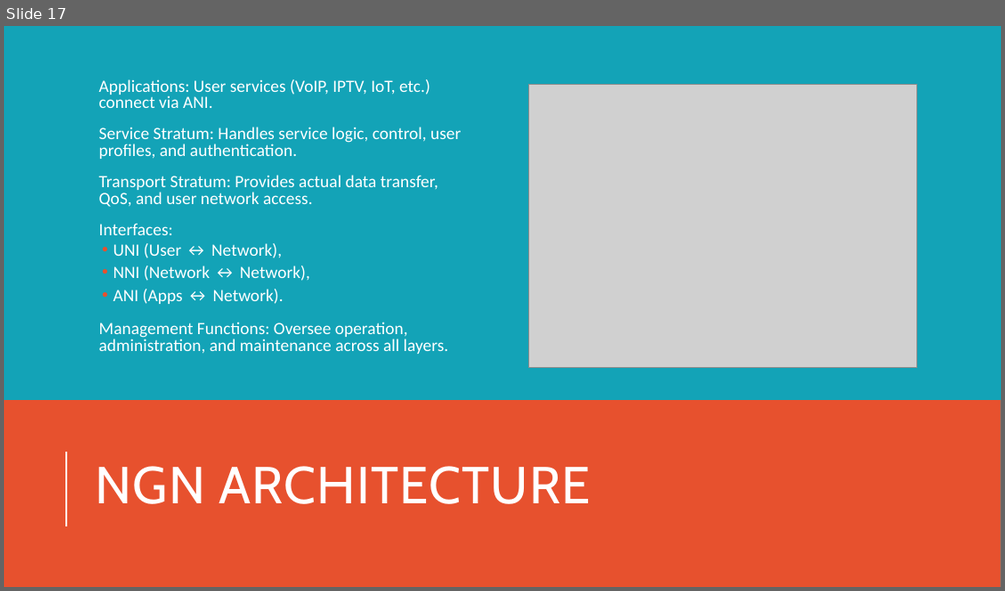
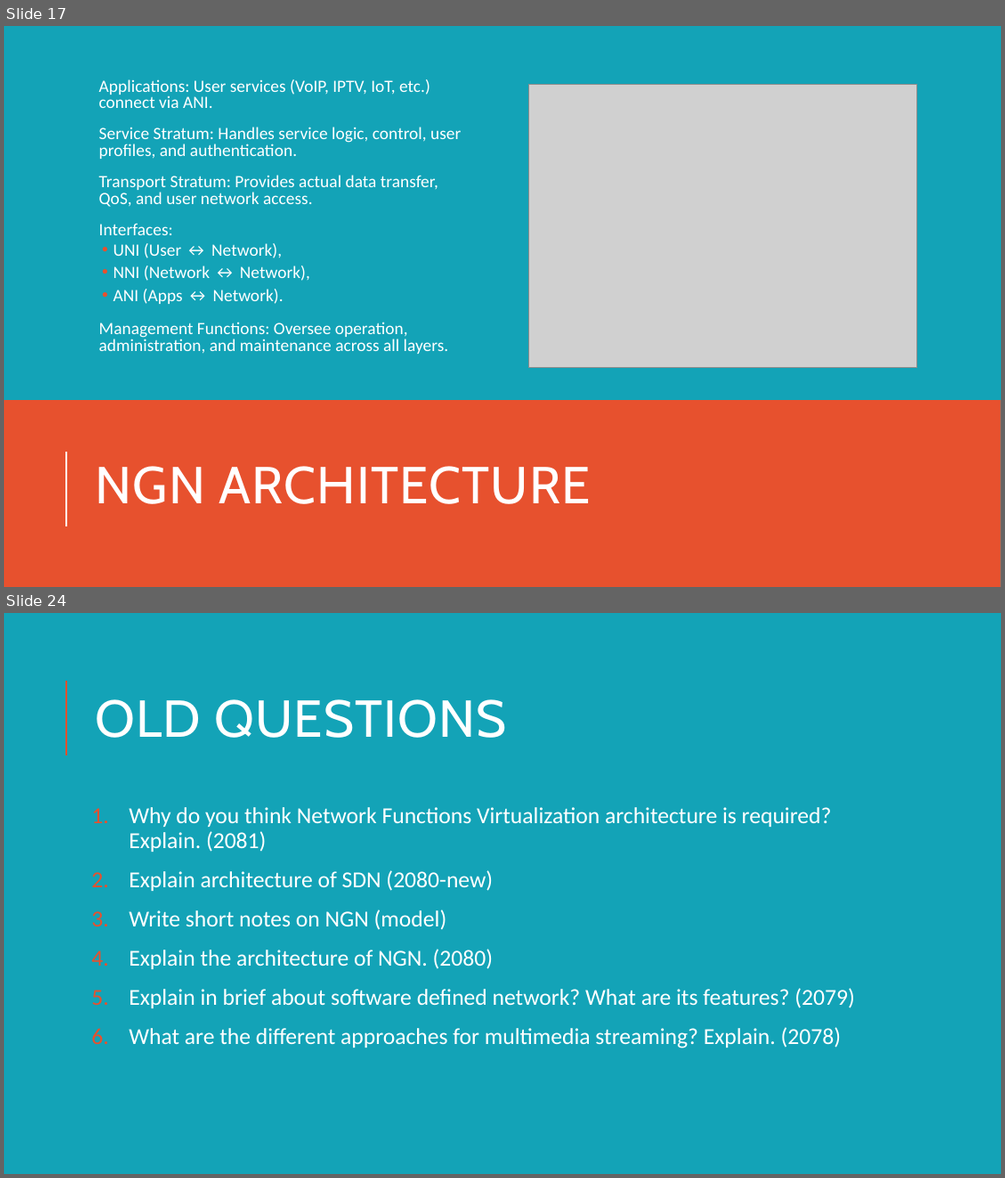
Before and after one commit to AyuTUL/IV, a slide deck: CN/Multimedia&FutureNetworking.pptx. Shown one above the other, each under a label of ours: slide 17 before the commit, slides 17 and 24 after it; the slides between them are not shown. The pictures are 1005x591 and 1005x1178 pixels, drawn with LibreOffice and Linux fonts; fonts in the diff are those of the drawing; grey boxes stand for pictures. Boxes give left, top, right and bottom in pixels: in the first picture for what was removed or moved away, otherwise in the second. Text is boxed around its words. In the diff, an @@ line names an element or a change of style, - is before the commit and + after.

```diff
--- a/CN/Multimedia&FutureNetworking.pptx
+++ b/CN/Multimedia&FutureNetworking.pptx
@@ slide 24 added at [4,613,1001,1174], background #13A3B7 @@
@@ line added from (66, 755) to (66, 681), #E7512E 1.5 pt @@
@@ title added at [95,699,507,738], 50 pt, text #FFFFFF @@
+OLD QUESTIONS
@@ text added at [129,807,854,1048], 22 pt, text #FFFFFF @@
+1. Why do you think Network Functions Virtualization architecture is required? Explain. (2081)
+2. Explain architecture of SDN (2080-new)
+3. Write short notes on NGN (model)
+4. Explain the architecture of NGN. (2080)
+5. Explain in brief about software defined network? What are its features? (2079)
+6. What are the different approaches for multimedia streaming? Explain. (2078)
```
Also in this commit, not shown: 1 slide changed.
